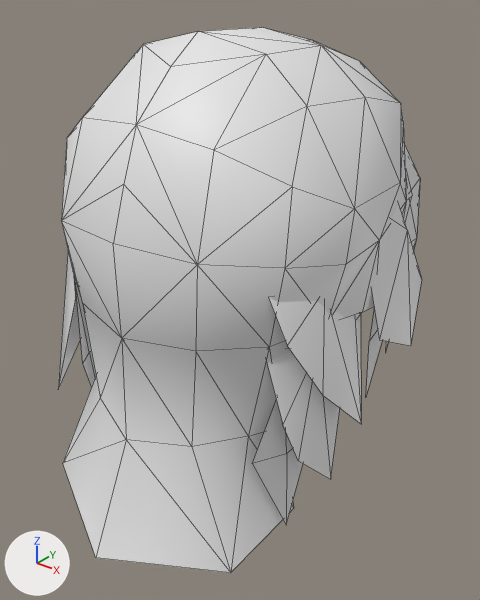
A saved change to the glTF model assets/Converted Models/HairStyle/Human Male/Martial arts male hair 04.glb.
Camera for both pictures: a camera (50 mm lens) standing at (0.218, -0.273, 0.192) and looking at (0.003, -0.004, 0.025). The axes (+X, +Y, +Z) are drawn at lower left. The lights are the same throughout. The picture after the commit comes second. Mesh edges are drawn as thin lines.

In view in the first picture: '������ͷ��04_0'.
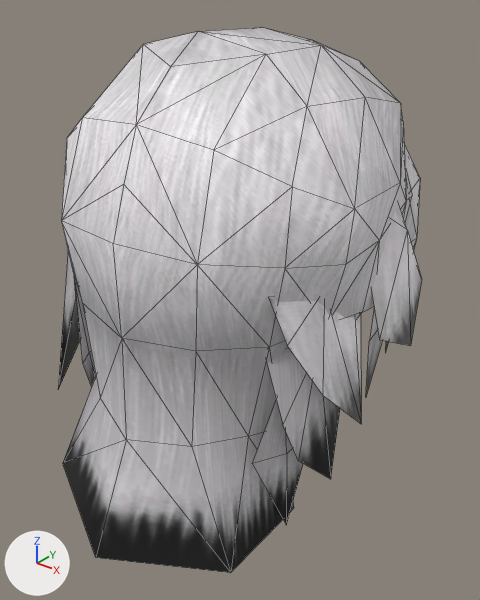
What changed in the scene script:
```text
Add img_tex_2251939496341131144_dds:
    img_tex_2251939496341131144_dds = load_image('tex_2251939496341131144.dds', '_unpacked/tex_2251939496341131144.dds', 512, 512, 'sRGB')
Add mat_武侠男头发04_0_mat:
    mat_武侠男头发04_0_mat = principled_material('武侠男头发04_0_mat')
    mat_武侠男头发04_0_mat.texture = img_tex_2251939496341131144_dds
Change me_ͷ__04_0:
    where me_ͷ__04_0.from_pydata(...)  # 164 vertices, 214 faces; spans x -0.101..0.1, y -0.121..0.13, z -0.083..0.169
    add me_ͷ__04_0.materials.append(mat_武侠男头发04_0_mat)  # picture img_tex_2251939496341131144_dds
```

Location of each change, [x1, y1, x2, y2] in pixels of the pictures (480 x 600 px):
'������ͷ��04_0', recoloured (darker): [58, 27, 422, 573] in both
